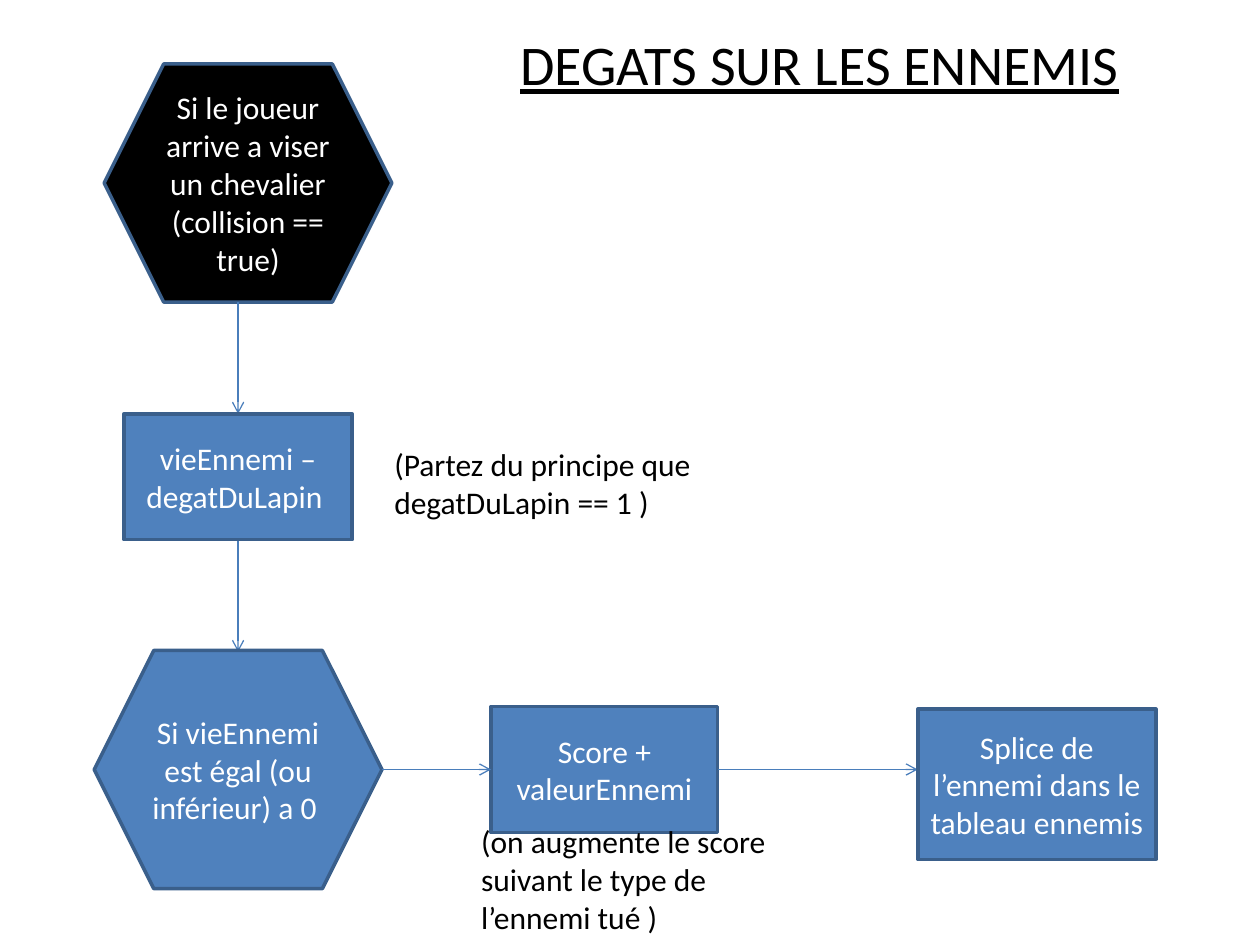
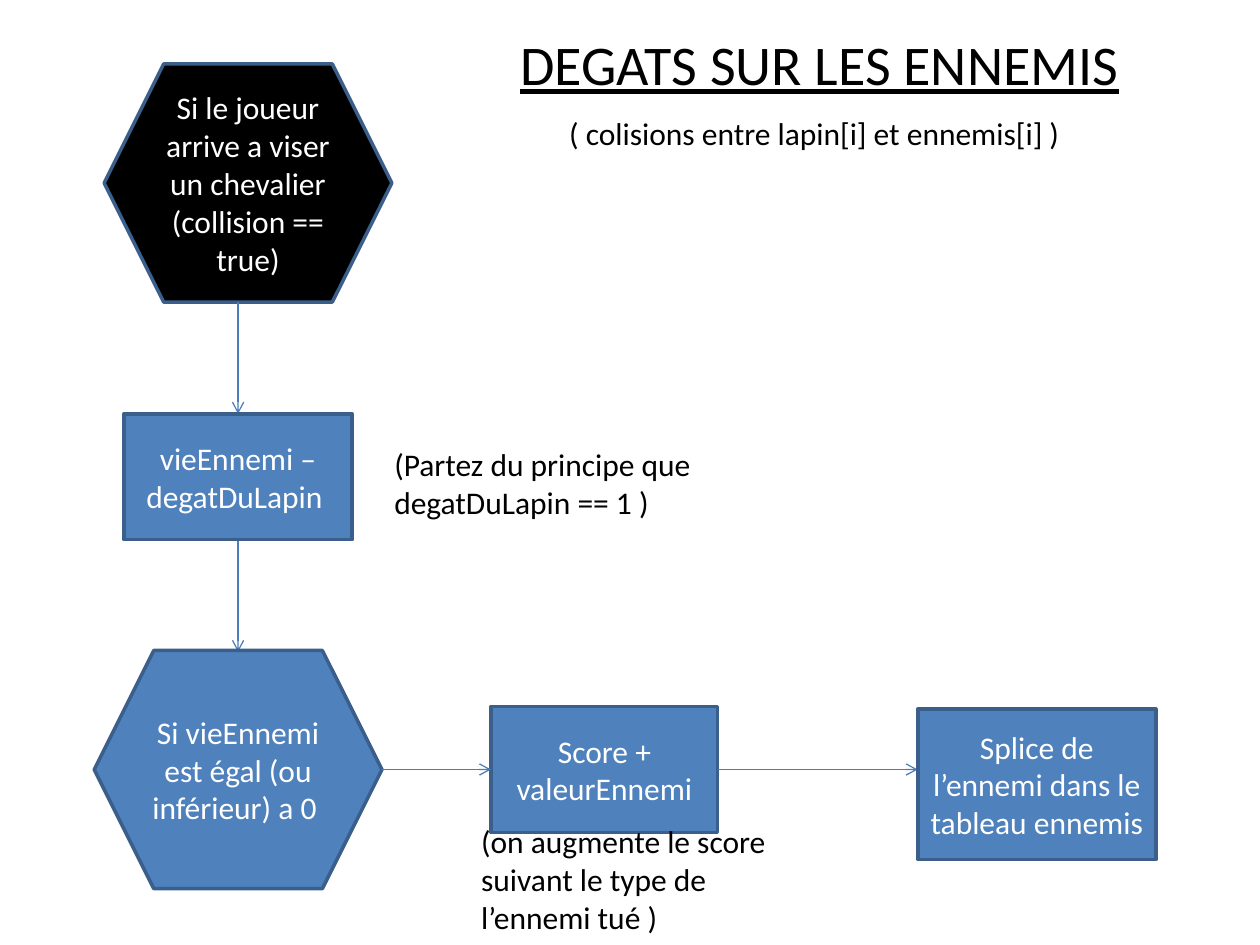
Before and after one commit to Sparox/BBQ_Game_Jam, a slide deck: slide 2 of Docs/game flow et regles a suivre.pptx. Drawn at 1260x945 pixels with LibreOffice and Linux fonts; fonts in the diff are those of the drawing. Boxes give left, top, right and bottom in pixels: in the first picture for what was removed or moved away, otherwise in the second. Text is boxed around its words. In the diff, an @@ line names an element or a change of style, - is before the commit and + after.

```diff
--- a/Docs/game flow et regles a suivre.pptx
+++ b/Docs/game flow et regles a suivre.pptx
@@ text added at (x1=586, y1=122, x2=1043, y2=150), 18 pt, text #000000 @@
+( colisions entre lapin[i] et ennemis[i] )
```
Also in this commit, not shown: 1 other slide changed, 2 slides added, 1 slide removed.
